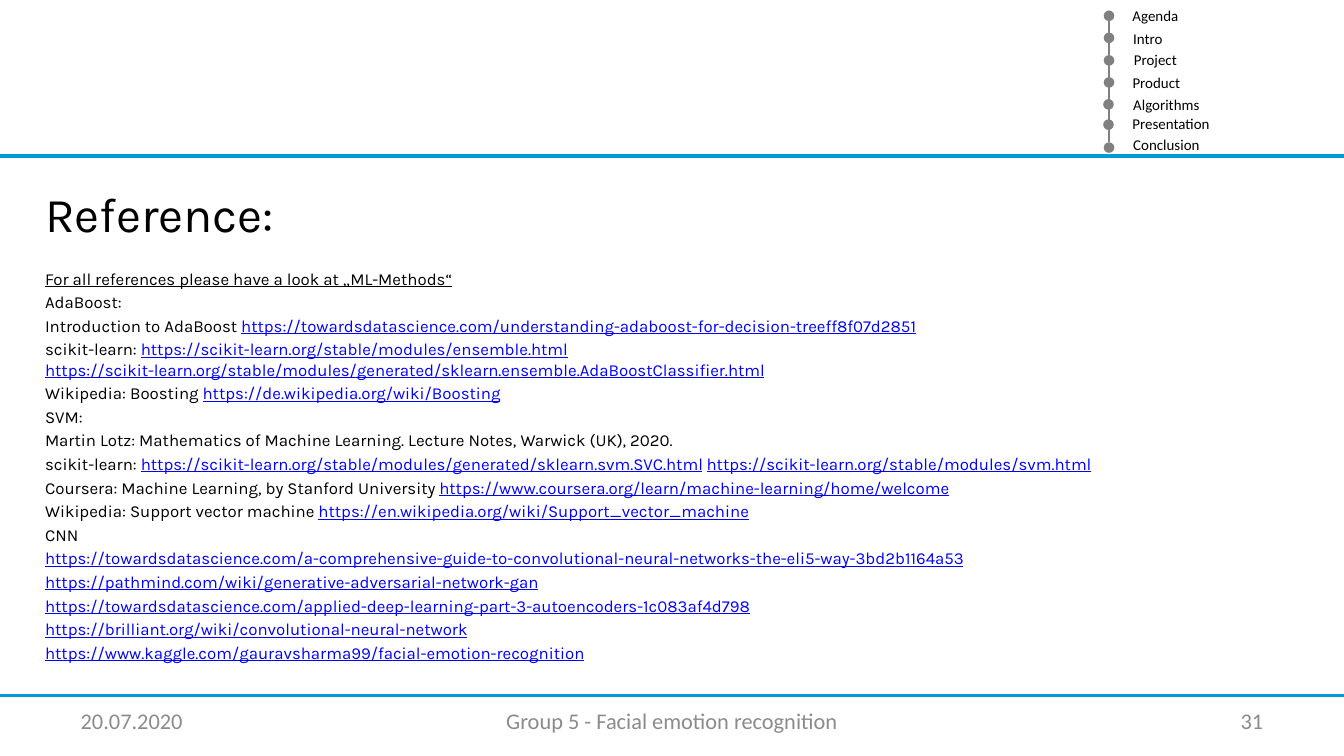
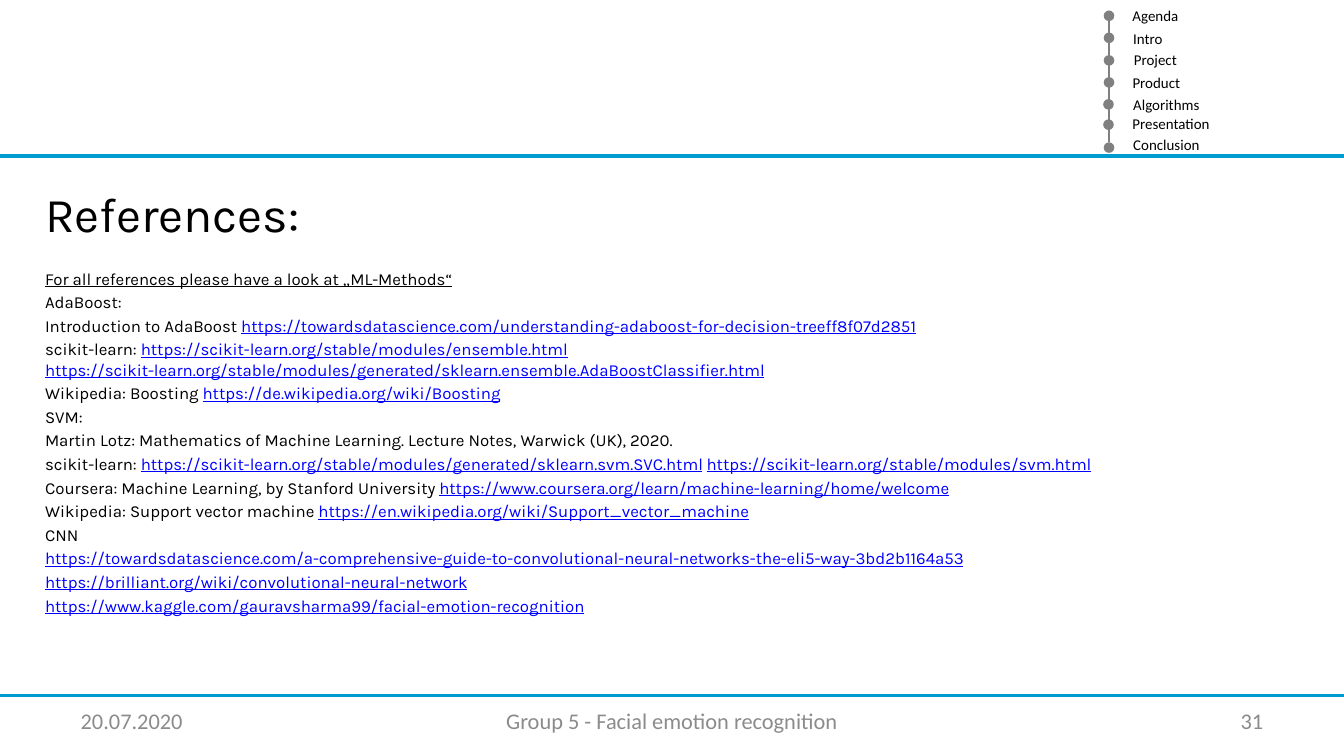
Before and after one commit to XamLe/facial_emotion, a slide deck: slide 31 of Documentation/Master Vortrag ML_group5_v05_prefinal.pptx. Drawn at 1344x756 pixels with LibreOffice and Linux fonts; fonts in the diff are those of the drawing; background and template pictures are left out. Boxes give left, top, right and bottom in pixels: in the first picture for what was removed or moved away, otherwise in the second. Text is boxed around its words. In the diff, an @@ line names an element or a change of style, - is before the commit and + after.

```diff
--- a/Documentation/Master Vortrag ML_group5_v05_prefinal.pptx
+++ b/Documentation/Master Vortrag ML_group5_v05_prefinal.pptx
@@ text at bbox=[45, 198, 299, 233]: text changed @@
-Reference:
+References:
@@ text at bbox=[45, 575, 750, 616]: paragraphs removed @@
-https://pathmind.com/wiki/generative-adversarial-network-gan
-https://towardsdatascience.com/applied-deep-learning-part-3-autoencoders-1c083af4d798
```
Also in this commit, not shown: 1 other file.
